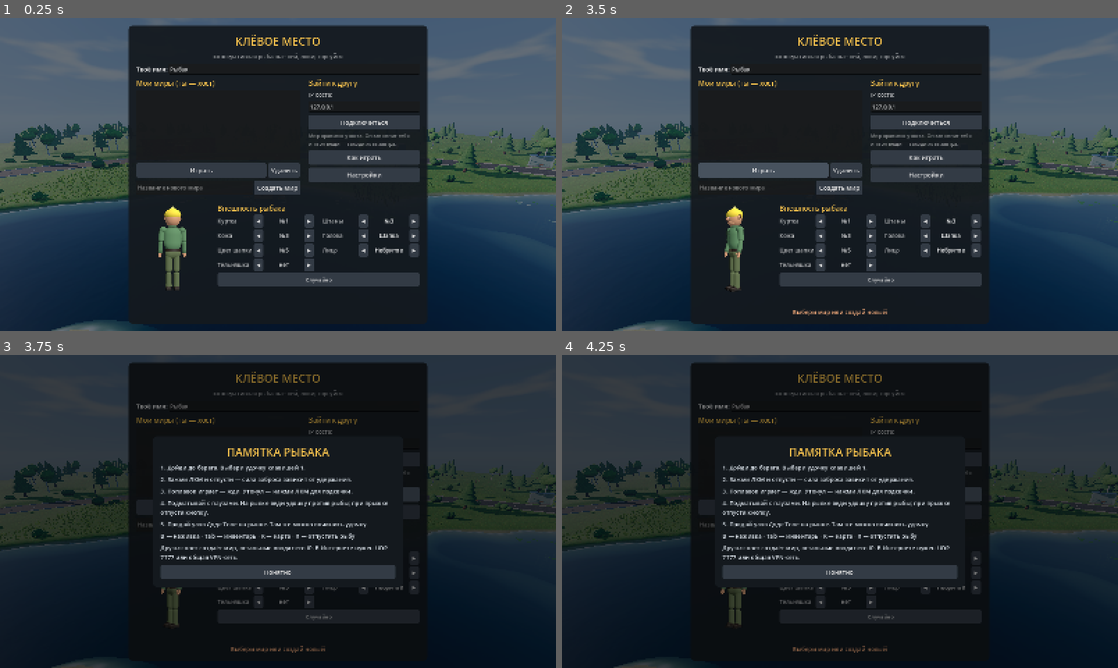
Above: before the commit, frames 1-4 (two rows, left to right).
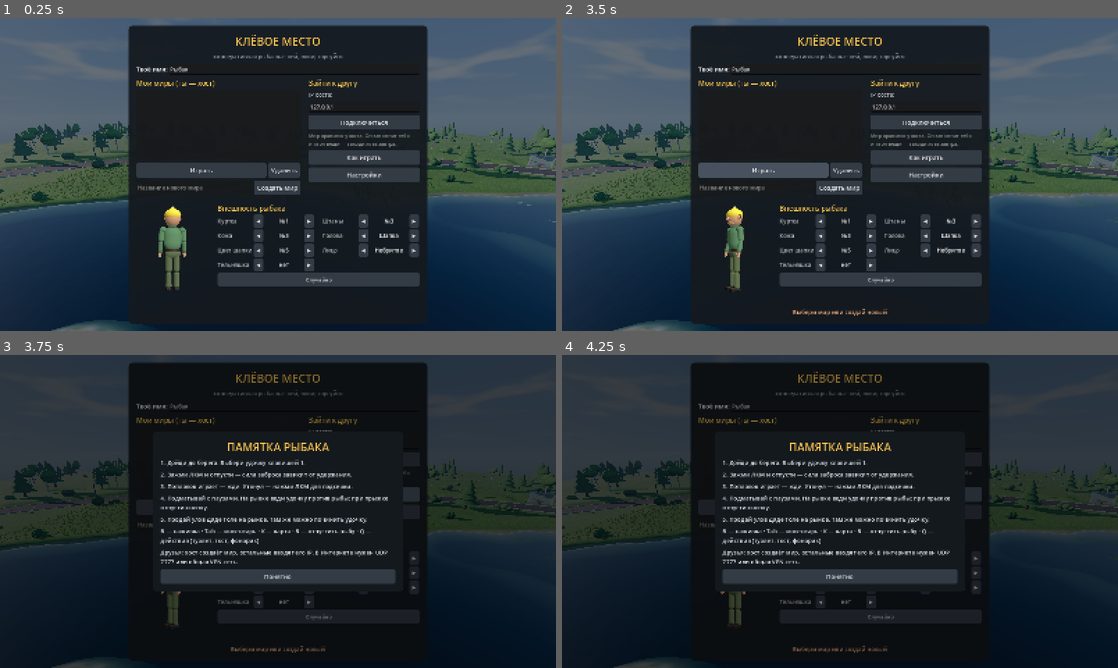
Above: after the commit, the same moments.

Repository: dbldkk/klevoe-mesto
Game: Godot game, scene res://scenes/world.tscn
The game is run twice, just before and just after one commit, with the same random seed, the same clock (stepped at 60 frames per second) and the same inputs.
Inputs:
- Up to frame 1 (0.25 s): no input
- Up to frame 2 (3.5 s): click "Настройки" at 0.5 s; click "Готово" at 1.25 s; click "Играть" at 2 s; click "Играть" at 2.75 s
- Up to frame 3 (3.75 s): click "Как играть" at 3.5 s
- Up to frame 4 (4.25 s): no input

Frames 1-2 are identical in both runs. In frame 3, 6.8% of the frame differs, in the area x 28-73%, y 24-76%; in frame 4, 6.8%.

Commit message:
Add a radial action menu on Q and unbind infrequent keys
Toilet, toast, gift, flashlight, drop-cart and dispute move into a hover-and-click wheel. Core movement, jump, interact and fishing stay on their keys.

Diff:
--- a/scripts/autoload/controls.gd
+++ b/scripts/autoload/controls.gd
@@ -8,16 +8,10 @@
 	["1-9", "выбрать ячейку (или колесо)"],
 	["release_fish", "отпустить рыбу"],
 	["cycle_bait", "сменить наживку"],
-	["interact", "взять · говорить · спрятаться · лечь"],
-	["gift", "угостить выпивкой"],
-	["pee", "туалет: малый"],
-	["poop", "туалет: большой"],
-	["drop_cart", "выложить корзину"],
+	["interact", "взять · говорить · спрятаться · лечь · копать в камере"],
+	["radial", "колесо действий (туалет, тост, фонарик, угостить…)"],
 	["inventory", "инвентарь"],
 	["map", "карта"],
-	["flashlight", "фонарик"],
-	["toast", "поднять тост"],
-	["dispute", "поспорить (глядя на игрока)"],
 	["accept", "принять спор / предложение"],
 	["E в транспорте", "выйти · W/S газ · A/D руль"],
 	["toggle_camera", "камера 1/3 лица"],
@@ -31,10 +25,10 @@
 const REBIND := [
 	["move_forward", "Вперёд"], ["move_back", "Назад"], ["move_left", "Влево"], ["move_right", "Вправо"],
 	["jump", "Прыжок"], ["sprint", "Бег"], ["interact", "Действие (E)"], ["fish_action", "Заброс / удар"],
-	["release_fish", "Отпустить рыбу"], ["cycle_bait", "Сменить наживку"], ["gift", "Угостить"],
-	["pee", "Туалет: малый"], ["poop", "Туалет: большой"], ["drop_cart", "Выложить корзину"],
-	["inventory", "Инвентарь"], ["map", "Карта"], ["flashlight", "Фонарик"], ["toast", "Тост"],
-	["dispute", "Поспорить"], ["accept", "Принять"], ["toggle_camera", "Камера"], ["toggle_help", "Подсказка"],
+	["release_fish", "Отпустить рыбу"], ["cycle_bait", "Сменить наживку"],
+	["radial", "Колесо действий (Q)"],
+	["inventory", "Инвентарь"], ["map", "Карта"],
+	["accept", "Принять"], ["toggle_camera", "Камера"], ["toggle_help", "Подсказка"],
 ]
 
 var _defaults: Dictionary = {}
@@ -126,19 +120,17 @@
 	_key("sprint", KEY_SHIFT)
 	_key("toggle_camera", KEY_V)
 	_key("interact", KEY_E)
-	_key("gift", KEY_G)
 	_key("release_fish", KEY_R)
 	_key("cycle_bait", KEY_B)
-	_key("pee", KEY_N)
-	_key("poop", KEY_M)
-	_key("drop_cart", KEY_C)
+	_key("radial", KEY_Q)
 	_key("inventory", KEY_TAB)
 	_key("toggle_help", KEY_F1)
 	_key("map", KEY_K)
-	_key("flashlight", KEY_F)
-	_key("toast", KEY_T)
-	_key("dispute", KEY_Z)
 	_key("accept", KEY_Y)
+	# Редкие действия (туалет, тост, фонарик, угостить, корзина, спор) — в колесе на Q.
+	# Действия оставляем в InputMap без клавиш, чтобы старые профили не ломались.
+	_ensure("gift"); _ensure("pee"); _ensure("poop"); _ensure("drop_cart")
+	_ensure("flashlight"); _ensure("toast"); _ensure("dispute")
 	_key("fullscreen", KEY_F11)
 	for i in 9:
 		_key("slot_%d" % (i + 1), KEY_1 + i)
--- a/scripts/ui/guide_ui.gd
+++ b/scripts/ui/guide_ui.gd
@@ -22,9 +22,9 @@
 		"3. Поплавок играет — жди. Утонул — нажми %s для подсечки." % Controls.key_label("fish_action"),
 		"4. Подматывай с паузами. На рывке веди удочку против рыбы; при прыжке отпусти кнопку.",
 		"5. Продай улов Дяде Толе на рынке. Там же можно починить удочку.",
-		"%s — наживка · %s — инвентарь · %s — карта · %s — отпустить рыбу" % [
+		"%s — наживка · %s — инвентарь · %s — карта · %s — отпустить рыбу · %s — действия (туалет, тост, фонарик)" % [
 			Controls.key_label("cycle_bait"), Controls.key_label("inventory"),
-			Controls.key_label("map"), Controls.key_label("release_fish")],
+			Controls.key_label("map"), Controls.key_label("release_fish"), Controls.key_label("radial")],
 		"Друзья: хост создаёт мир, остальные вводят его IP. В Интернете нужен UDP 7777 или общая VPN-сеть.",
 	]
 	for text in rows:
--- a/scripts/ui/hud.gd
+++ b/scripts/ui/hud.gd
@@ -410,7 +410,7 @@
 	match s.kind:
 		"rod":
 			_held_hint.text = "ЛКМ — забросить" if s.get("cond", 100.0) > 0 else "сломана — почини у Дяди Толи"
-		"drink": _held_hint.text = "ЛКМ — выпить · G — угостить"
+		"drink": _held_hint.text = "ЛКМ — выпить · Q — угостить или тост"
 		"food": _held_hint.text = "ЛКМ — съесть"
 		"bait": _held_hint.text = "ЛКМ — насадить на крючок"
 		"bottle": _held_hint.text = "ЛКМ — бросить"
--- /dev/null
+++ b/scripts/ui/radial_menu.gd
@@ -0,0 +1,220 @@
+extends CanvasLayer
+## Колесо действий на Q: редкие действия без отдельных клавиш.
+## Наведение + клик (или отпускание Q) запускает действие и закрывает меню.
+
+const RADIUS := 168.0
+const BTN := Vector2(132, 92)
+
+const ACTIONS := [
+	{ "id": "pee", "title": "Малая нужда", "hint": "когда прижмёт" },
+	{ "id": "poop", "title": "Большая нужда", "hint": "когда прижмёт" },
+	{ "id": "toast", "title": "Тост", "hint": "нужна бутылка" },
+	{ "id": "gift", "title": "Угостить", "hint": "посмотри на человека" },
+	{ "id": "flashlight", "title": "Фонарик", "hint": "из «Шестёрочки»" },
+	{ "id": "drop_cart", "title": "Выложить корзину", "hint": "вернуть товар на полки" },
+	{ "id": "dispute", "title": "Поспорить", "hint": "посмотри на игрока" },
+]
+
+var _hover := -1
+var _btns: Array[Button] = []
+var _opened_at := 0.0
+var _holding := false
+var _enabled: Array[bool] = []
+var _center: Control
+var _hint: Label
+
+
+func _ready() -> void:
+	add_to_group("radial_menu")
+	layer = 22
+	visible = false
+	process_mode = Node.PROCESS_MODE_ALWAYS
+	var dim := ColorRect.new()
+	dim.color = Color(0.02, 0.03, 0.04, 0.38)
+	dim.set_anchors_preset(Control.PRESET_FULL_RECT)
+	dim.mouse_filter = Control.MOUSE_FILTER_STOP
+	add_child(dim)
+	_center = Control.new()
+	_center.set_anchors_preset(Control.PRESET_CENTER)
+	_center.position = Vector2.ZERO
+	add_child(_center)
+	var title := Label.new()
+	title.text = "ДЕЙСТВИЕ"
+	title.horizontal_alignment = HORIZONTAL_ALIGNMENT_CENTER
+	title.position = Vector2(-80, -16)
+	title.size = Vector2(160, 24)
+	title.add_theme_font_size_override("font_size", 15)
+	title.add_theme_color_override("font_color", Color(0.85, 0.88, 0.9, 0.85))
+	title.mouse_filter = Control.MOUSE_FILTER_IGNORE
+	_center.add_child(title)
+	_hint = Label.new()
+	_hint.horizontal_alignment = HORIZONTAL_ALIGNMENT_CENTER
+	_hint.position = Vector2(-180, 20)
+	_hint.size = Vector2(360, 24)
+	_hint.add_theme_font_size_override("font_size", 14)
+	_hint.add_theme_color_override("font_color", Color(0.75, 0.78, 0.72))
+	_hint.mouse_filter = Control.MOUSE_FILTER_IGNORE
+	_center.add_child(_hint)
+	for i in ACTIONS.size():
+		var b := Button.new()
+		b.custom_minimum_size = BTN
+		b.position = _slot_pos(i) - BTN * 0.5
+		b.mouse_filter = Control.MOUSE_FILTER_STOP
+		b.alignment = HORIZONTAL_ALIGNMENT_CENTER
+		var idx := i
+		b.mouse_entered.connect(func() -> void: _hover = idx; _refresh_hint())
+		b.mouse_exited.connect(func() -> void:
+			if _hover == idx:
+				_hover = -1
+				_refresh_hint())
+		b.pressed.connect(func() -> void: activate(ACTIONS[idx]["id"]))
+		_center.add_child(b)
+		_btns.append(b)
+		_enabled.append(false)
+	_rebuild()
+
+
+func _slot_pos(i: int) -> Vector2:
+	var a := -PI / 2.0 + TAU * float(i) / float(ACTIONS.size())
+	return Vector2(cos(a), sin(a)) * RADIUS
+
+
+func _unhandled_input(event: InputEvent) -> void:
+	if event.is_action_pressed("ui_cancel") and visible:
+		get_viewport().set_input_as_handled()
+		close()
+		return
+	if not event.is_action("radial"):
+		return
+	if event.is_action_pressed("radial"):
+		get_viewport().set_input_as_handled()
+		if visible:
+			close()
+		elif not Events.ui_open:
+			open()
+			_holding = true
+	elif event.is_action_released("radial") and visible and _holding:
+		get_viewport().set_input_as_handled()
+		_holding = false
+		if Time.get_ticks_msec() / 1000.0 - _opened_at < 0.18:
+			return
+		if _hover >= 0 and _hover < _enabled.size() and _enabled[_hover]:
+			activate(ACTIONS[_hover]["id"])
+		else:
+			close()
+
+
+func open() -> void:
+	if visible or Events.ui_open:
+		return
+	var p := get_tree().get_first_node_in_group("local_player")
+	if p == null or p._knocked_out:
+		return
+	visible = true
+	Events.ui_open = true
+	Input.mouse_mode = Input.MOUSE_MODE_VISIBLE
+	_opened_at = Time.get_ticks_msec() / 1000.0
+	_hover = -1
+	_rebuild()
+
+
+func close() -> void:
+	if not visible:
+		return
+	visible = false
+	_holding = false
+	Events.ui_open = false
+	Input.mouse_mode = Input.MOUSE_MODE_CAPTURED
+	var p := get_tree().get_first_node_in_group("local_player")
+	if p:
+		p.input_cooldown = 0.2
+
+
+func is_enabled(id: String) -> bool:
+	for i in ACTIONS.size():
+		if ACTIONS[i]["id"] == id:
+			return _enabled[i] if i < _enabled.size() else false
+	return false
+
+
+func refresh() -> void:
+	_rebuild()
+
+
+func _rebuild() -> void:
+	_enabled.clear()
+	for i in ACTIONS.size():
+		var ok := can_do(ACTIONS[i]["id"])
+		_enabled.append(ok)
+		var b := _btns[i]
+		b.text = ACTIONS[i]["title"]
+		b.disabled = not ok
+		b.modulate = Color(1, 1, 1, 1) if ok else Color(0.55, 0.55, 0.55, 0.7)
+	_refresh_hint()
+
+
+func _refresh_hint() -> void:
+	if _hint == null:
+		return
+	if _hover < 0 or _hover >= ACTIONS.size():
+		_hint.text = "Наведи и нажми · отпусти Q, чтобы выбрать"
+		return
+	var a: Dictionary = ACTIONS[_hover]
+	_hint.text = a["title"] if _enabled[_hover] else String(a["hint"])
+
+
+func can_do(id: String) -> bool:
+	var p := get_tree().get_first_node_in_group("local_player")
+	if p == null:
+		return false
+	if p.is_busy_body() and not (id == "pee" or id == "poop"):
+		return false
+	match id:
+		"pee":
+			return Inventory.bladder >= 12.0 and not p.fishing.is_busy() and not p.swimming and not p.carrying
+		"poop":
+			return Inventory.bowel >= 15.0 and not p.fishing.is_busy() and not p.swimming and not p.carrying
+		"toast":
+			return Inventory.get_drink() != null and not p.is_busy_body()
+		"gift":
+			return p.focus != null and p.focus.get_gift_prompt(p) != ""
+		"flashlight":
+			return Inventory.count_of("tool", &"flashlight") > 0
+		"drop_cart":
+			return not Inventory.cart.is_empty() and Inventory.theft == Inventory.Theft.NONE
+		"dispute":
+			var t: Node = p.focus.get_parent() if p.focus else null
+			return t != null and t.is_in_group("players") and t != p
+	return false
+
+
+func activate(id: String) -> void:
+	if not visible:
+		return
+	var p := get_tree().get_first_node_in_group("local_player")
+	if p == null or not can_do(id):
+		if p:
+			Events.notify("Сейчас нельзя", Color.LIGHT_GRAY)
+		close()
+		return
+	close()
+	match id:
+		"pee":
+			p.start_toilet("pee")
+		"poop":
+			p.start_toilet("poop")
+		"toast":
+			p.propose_toast()
+		"gift":
+			if p.focus and p.focus.get_gift_prompt(p) != "":
+				p.focus.gift(p)
+		"flashlight":
+			p.toggle_flashlight()
+		"drop_cart":
+			Inventory.drop_cart()
+			Events.notify("Выложил всё обратно на полки", Color.LIGHT_GRAY)
+		"dispute":
+			var t: Node = p.focus.get_parent() if p.focus else null
+			var ui := get_tree().get_first_node_in_group("dispute_ui")
+			if ui and t:
+				ui.open(t)
--- a/scripts/world/world.gd
+++ b/scripts/world/world.gd
@@ -13,6 +13,10 @@
 	var guide := CanvasLayer.new()
 	guide.set_script(preload("res://scripts/ui/guide_ui.gd"))
 	add_child(guide)
+	var radial := CanvasLayer.new()
+	radial.set_script(preload("res://scripts/ui/radial_menu.gd"))
+	radial.name = "RadialMenu"
+	add_child(radial)
 	spawner.add_spawnable_scene(PLAYER_SCENE_PATH)
 	Net.player_registered.connect(_on_player_registered)
 	Net.server_lost.connect(_on_server_lost)
Not shown, added: scripts/ui/radial_menu.gd.uid
